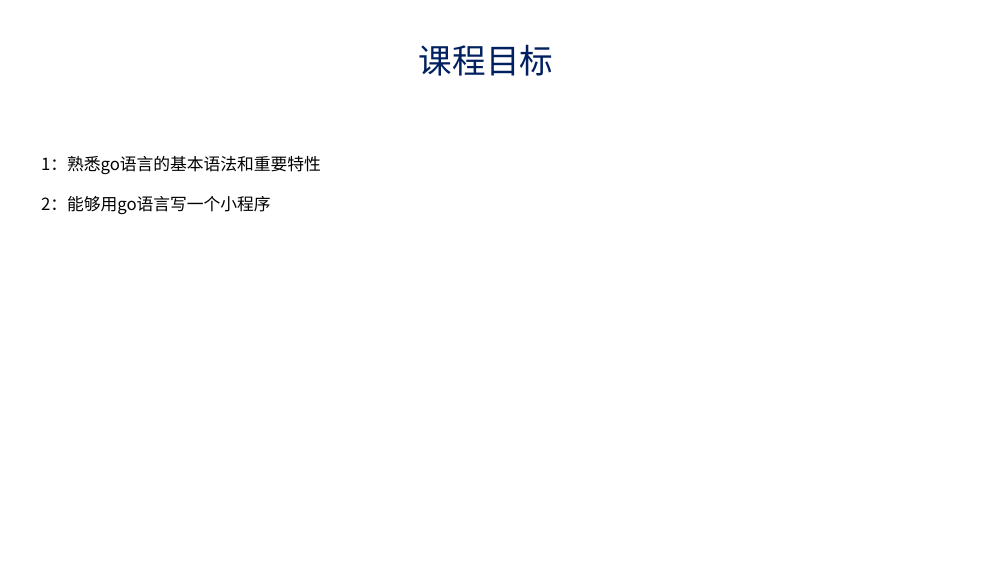
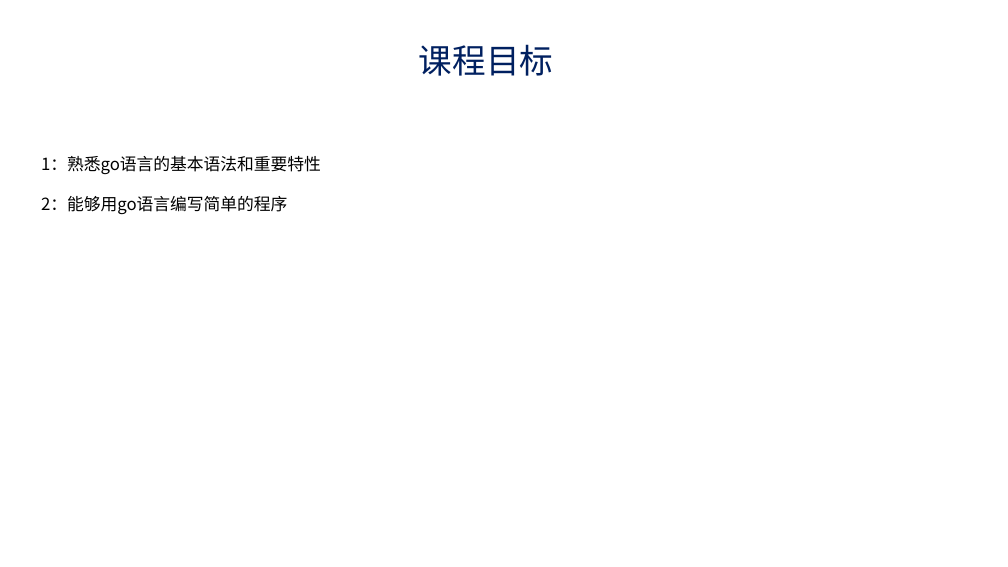
Before and after one commit to yekoufeng/go-learning, a slide deck: slide 3 of golang基础.ppt. Drawn at 1008x567 pixels with LibreOffice and Linux fonts; fonts in the diff are those of the drawing; background and template pictures are left out. Boxes give left, top, right and bottom in pixels: in the first picture for what was removed or moved away, otherwise in the second. Text is boxed around its words. In the diff, an @@ line names an element or a change of style, - is before the commit and + after.

```diff
--- a/golang基础.ppt
+++ b/golang基础.ppt
@@ text at box(41, 196, 287, 215): text changed @@
-2：能够用go语言写一个小程序
+2：能够用go语言编写简单的程序
```
